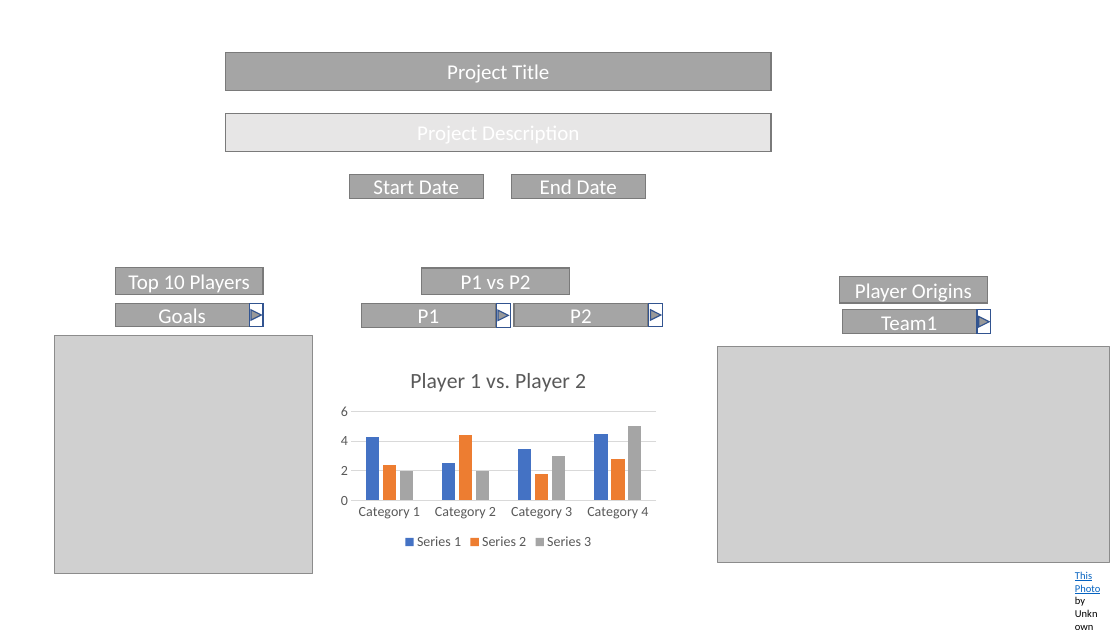
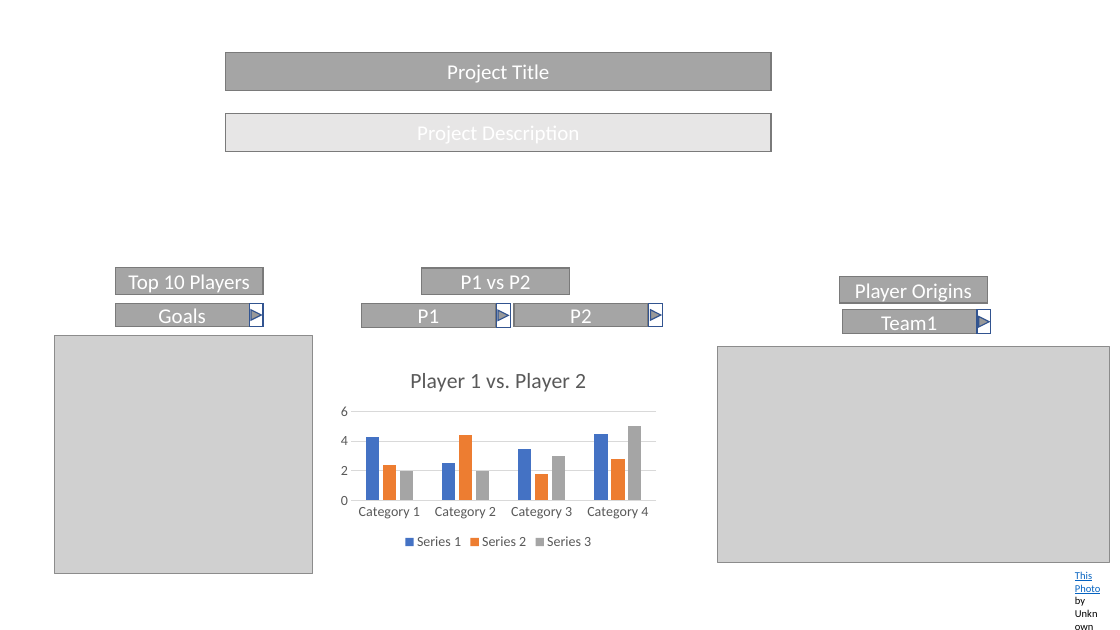
Before and after one commit to rashmirekha27/Home_runs_only, a slide deck: slide 1 of Proposal-Wireframe.pptx. Drawn at 1120x630 pixels with LibreOffice and Linux fonts; fonts in the diff are those of the drawing; grey boxes stand for pictures. Boxes give left, top, right and bottom in pixels: in the first picture for what was removed or moved away, otherwise in the second. Text is boxed around its words. In the diff, an @@ line names an element or a change of style, - is before the commit and + after.

```diff
--- a/Proposal-Wireframe.pptx
+++ b/Proposal-Wireframe.pptx
@@ rectangle removed at bbox=[350, 175, 484, 198] @@
-Start Date
@@ rectangle removed at bbox=[512, 175, 646, 198] @@
-End Date
```
Also in this commit, not shown: 1 other file.
